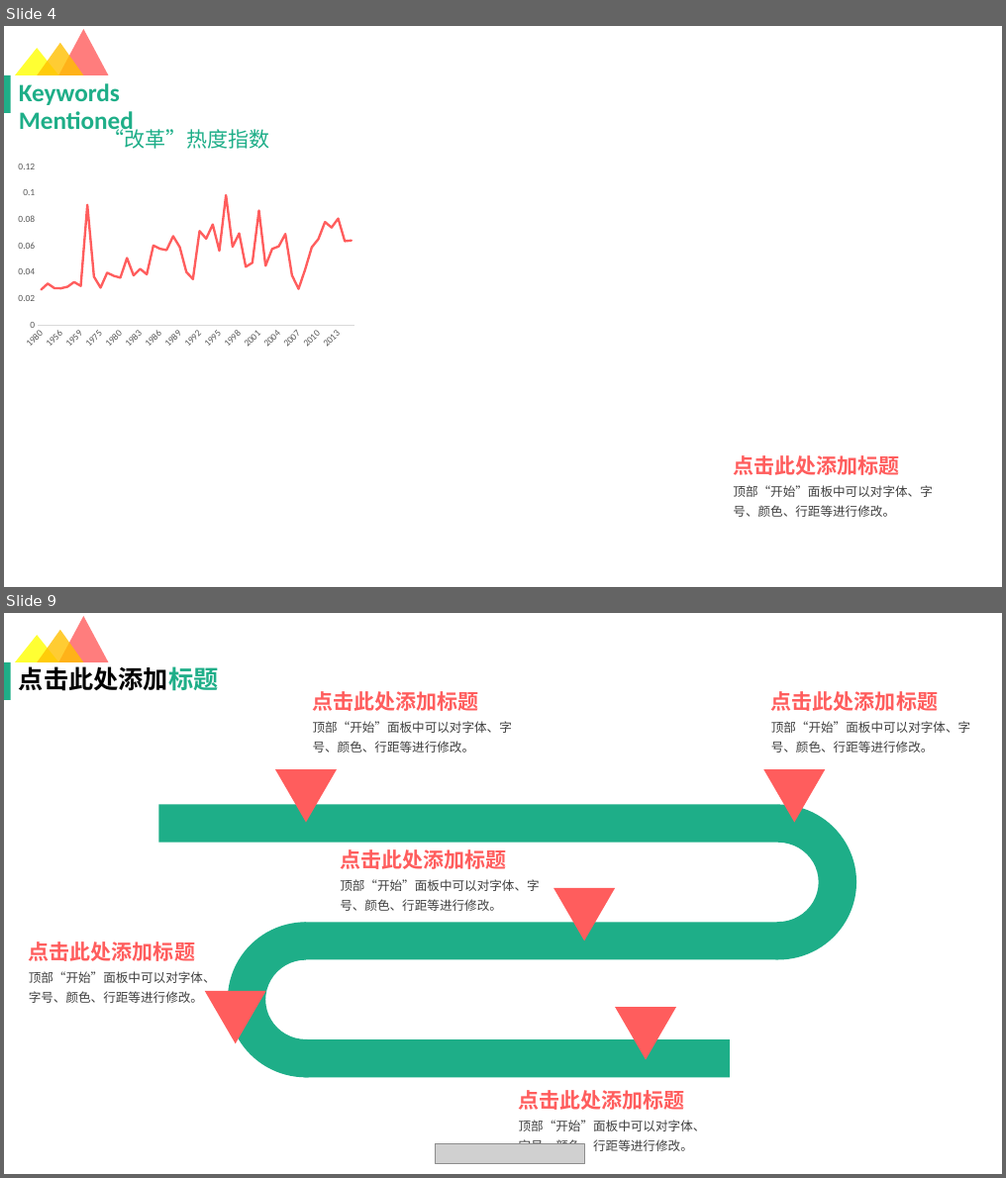
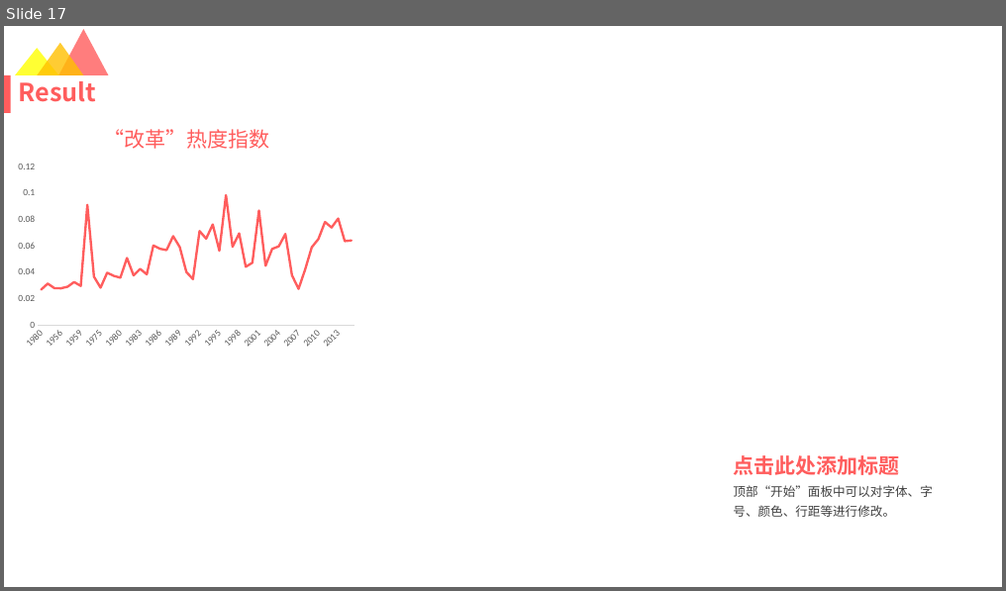
Before and after one commit to lucasxlu/CVLH, a slide deck: src/main/python/report_result/GovReport.pptx. Shown one above the other, each under a label of ours: slides 4 and 9 before the commit, slide 17 after it; the slides between them are not shown. The pictures are 1006x1178 and 1006x591 pixels, drawn with LibreOffice and Linux fonts; fonts in the diff are those of the drawing; grey boxes stand for pictures. Boxes give left, top, right and bottom in pixels: in the first picture for what was removed or moved away, otherwise in the second. Text is boxed around its words. In the diff, an @@ line names an element or a change of style, - is before the commit and + after.

```diff
--- a/src/main/python/report_result/GovReport.pptx
+++ b/src/main/python/report_result/GovReport.pptx
@@ slide 9 removed at [4, 613, 1002, 1174], background #FFFFFF; not listed: 4 template elements that a slide beside it also shows @@
@@ title removed at [19, 666, 219, 691] @@
-点击此处添加标题
@@ text removed at [313, 691, 479, 711] @@
-点击此处添加标题
@@ text removed at [771, 691, 938, 711] @@
-点击此处添加标题
@@ text removed at [313, 721, 512, 753] @@
-顶部“开始”面板中可以对字体、字号、颜色、行距等进行修改。
@@ text removed at [771, 721, 970, 753] @@
-顶部“开始”面板中可以对字体、字号、颜色、行距等进行修改。
@@ triangle removed at [275, 769, 337, 823] @@
@@ triangle removed at [764, 769, 826, 823] @@
@@ text removed at [340, 850, 506, 869] @@
-点击此处添加标题
@@ text removed at [340, 879, 539, 911] @@
-顶部“开始”面板中可以对字体、字号、颜色、行距等进行修改。
@@ triangle removed at [553, 888, 615, 942] @@
@@ text removed at [29, 942, 195, 961] @@
-点击此处添加标题
@@ text removed at [29, 971, 216, 1003] @@
-顶部“开始”面板中可以对字体、字号、颜色、行距等进行修改。
@@ triangle removed at [205, 991, 266, 1045] @@
@@ triangle removed at [615, 1008, 676, 1060] @@
@@ group removed at [159, 804, 856, 1078]: 3 rectangles, 2 arch (boxed as its full ring)s @@
@@ text removed at [519, 1090, 685, 1110] @@
-点击此处添加标题
@@ picture removed at [436, 1145, 585, 1164] @@
@@ text removed at [519, 1120, 706, 1155] @@
-顶部“开始”面板中可以对字体、字号、颜色、行距等进行修改。
@@ what was slide 4 is now slide 17 @@
@@ slide 17 changed as well @@
@@ rectangle at [4, 76, 11, 113]: fill #1EAE88 to #FF5D5D @@
@@ title at [19, 81, 97, 102]: text changed; font Calibri to Noto Sans CJK SC; text colour #1EAE88 to #FF5D5D @@
-Keywords Mentioned
+Result
@@ text "“改革”热度指数" at [103, 129, 269, 149]: text colour #1EAE88 to #FF5D5D @@
```
Also in this commit, not shown: 4 other slides changed, 13 slides added, 8 other slides removed, 24 other files.
